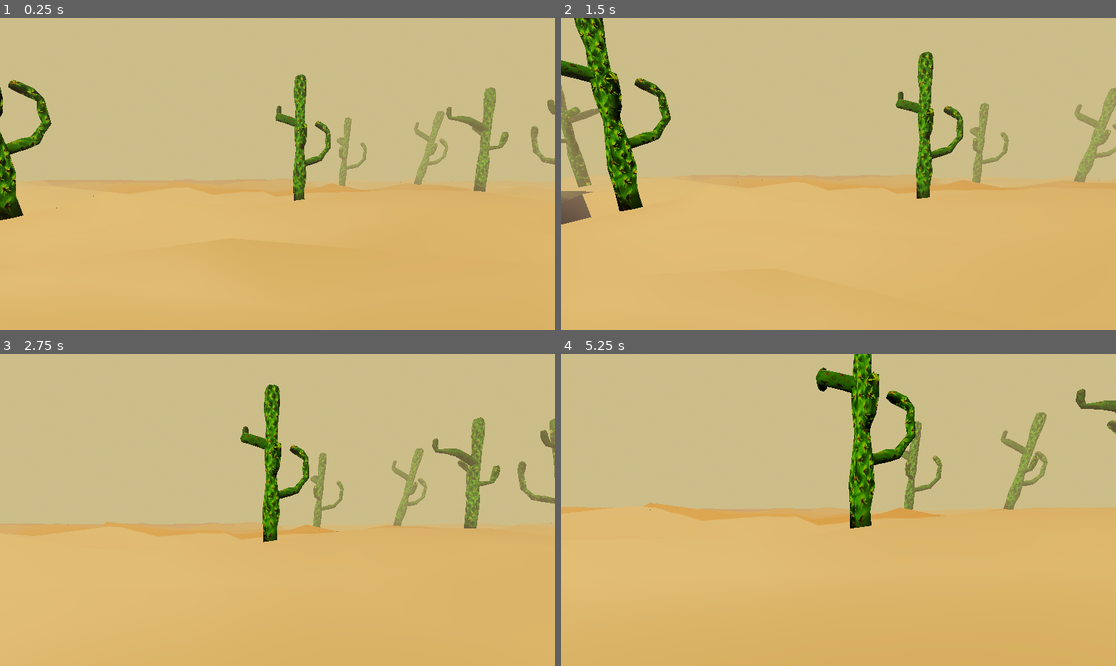
Above: before the commit, frames 1-4 (two rows, left to right).
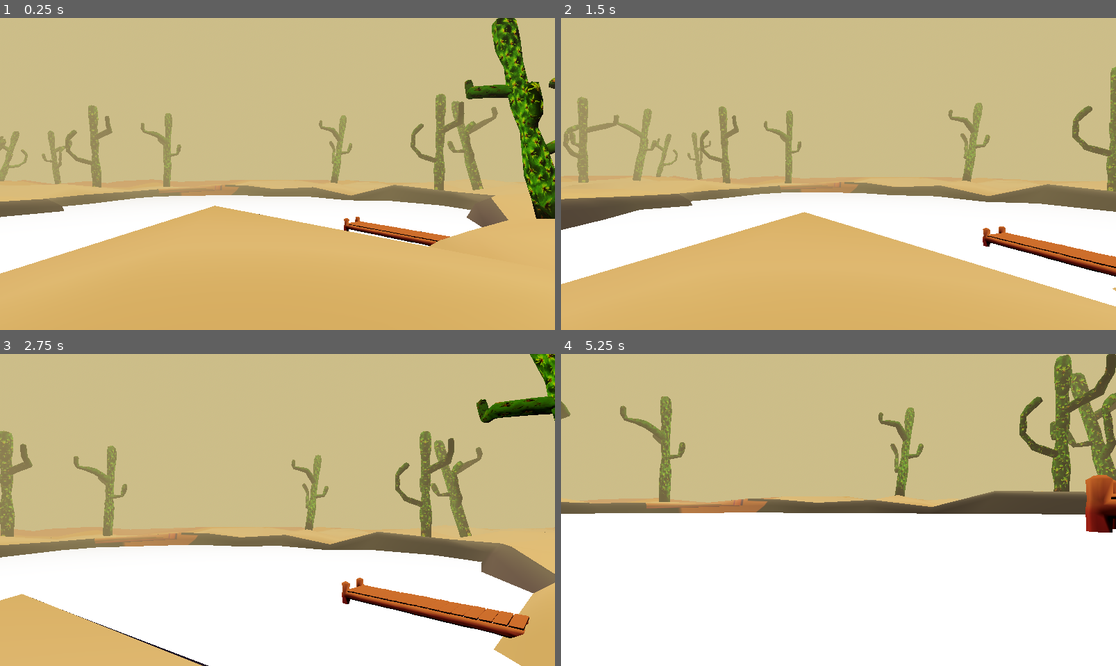
Above: after the commit, the same moments.

Repository: J-Godinez/Fishin-Game
Game: Godot game, scene res://Scenes/space.tscn
Two runs of this game, one before a commit and one after it. Both use one fixed random seed, a clock stepped at 60 frames per second and the inputs below. The engine's default icon, where the game draws it, is replaced by a stand-in: a white triangle on a blue panel in a dark square.
Inputs (mouse positions are in pixels of both pictures, inside the frame that each line leads up to):
- Up to frame 1 (0.25 s): no input
- Up to frame 2 (1.5 s): tap Enter (ui_accept) at 0.5, 0.77 s; move the mouse to (866, 174) at 0.52 s; press the mouse at (866, 174) at 0.53 s; hold W (forward) from 0.53 s (still down); tap E (e) at 0.8, 1.35 s; move the mouse to (810, 174) at 1.27 s; release the mouse at (810, 174) at 1.28 s
- Up to frame 3 (2.75 s): keep holding W (forward); tap Enter (ui_accept) at 1.52 s; click (249, 510) at 1.55 s; move the mouse to (288, 503) at 2.02 s; press the mouse at (288, 503) at 2.03 s; tap E (e) at 2.3 s
- Up to frame 4 (5.25 s): keep holding W (forward); move the mouse to (832, 516) at 2.77 s; release the mouse at (832, 516) at 2.78 s; tap E (e) at 2.85, 3.8, 4.35 s; tap Enter (ui_accept) at 3.02, 3.77, 4.52 s; click (832, 516) at 3.05 s; move the mouse to (877, 513) at 3.52 s; press the mouse at (877, 513) at 3.53 s; move the mouse to (794, 506) at 4.27 s; release the mouse at (794, 506) at 4.28 s; click (794, 506) at 4.55 s; move the mouse to (844, 510) at 5.02 s; press the mouse at (844, 510) at 5.03 s

The runs differ from the first frame. In frame 1, 22% of the frame differs, in the area x 0-100%, y 0-82%; in frame 2, 31%; in frame 3, 44%; in frame 4, 63%, in the area x 0-100%, y 0-100%.

Commit message:
Worked on bobber and fish stuff

Diff:
--- a/Scenes/fish.tscn
+++ b/Scenes/fish.tscn
@@ -81,6 +81,11 @@
 height = 3.6302
 radius = 6.09521
 
+[sub_resource type="CylinderShape3D" id="CylinderShape3D_c4ibo"]
+resource_local_to_scene = true
+height = 3.63
+radius = 9.143
+
 [node name="Fish" type="Path3D"]
 curve = SubResource("Curve3D_twvwo")
 
@@ -107,3 +112,9 @@
 [node name="CollisionShape3D" type="CollisionShape3D" parent="Bobber Detection Area"]
 transform = Transform3D(1, 0, 0, 0, 1, 0, 0, 0, 1, 2.23117, 1.50343, 0.137761)
 shape = SubResource("CylinderShape3D_twvwo")
+
+[node name="Player Detection Area" type="Area3D" parent="."]
+
+[node name="CollisionShape3D" type="CollisionShape3D" parent="Player Detection Area"]
+transform = Transform3D(1, 0, 0, 0, 1, 0, 0, 0, 1, 2.231, 1.503, 0.138)
+shape = SubResource("CylinderShape3D_c4ibo")
--- a/Scenes/space.tscn
+++ b/Scenes/space.tscn
@@ -1,9 +1,10 @@
-[gd_scene load_steps=19 format=4 uid="uid://ct13yojq35okq"]
+[gd_scene load_steps=20 format=4 uid="uid://ct13yojq35okq"]
 
 [ext_resource type="Script" uid="uid://baicr53a31gh5" path="res://Scripts/space.gd" id="1_e7mvc"]
 [ext_resource type="PackedScene" uid="uid://d1d4u455e56w2" path="res://Scenes/ground.tscn" id="2_2fo43"]
 [ext_resource type="PackedScene" uid="uid://lrwh0vqdje4g" path="res://Scenes/player.tscn" id="3_wnfdr"]
 [ext_resource type="PackedScene" uid="uid://7qrxt0iwjoum" path="res://Scenes/lake_surface.tscn" id="4_wnfdr"]
+[ext_resource type="Script" uid="uid://cakawpbpbebv1" path="res://Scripts/lake_collision_area.gd" id="5_1fjq1"]
 [ext_resource type="Texture2D" uid="uid://b4t36dq4oyddl" path="res://Assets/ground_fish_texture.png" id="5_va77k"]
 [ext_resource type="Texture2D" uid="uid://b3roycd5goo5d" path="res://Assets/cactus_0_Untitled.png" id="6_uqc4w"]
 [ext_resource type="PackedScene" uid="uid://wk15s374ot2w" path="res://Scenes/dock.tscn" id="7_uqc4w"]
@@ -129,7 +130,7 @@
 [node name="ground" parent="." instance=ExtResource("2_2fo43")]
 
 [node name="Player" parent="." instance=ExtResource("3_wnfdr")]
-transform = Transform3D(1, 0, 0, 0, 1, 0, 0, 0, 1, -0.0404, 3.15089, -0.0431042)
+transform = Transform3D(-4.37114e-08, 0, 1, 0, 1, 0, -1, 0, -4.37114e-08, -0.0404, 3.15089, -0.0431042)
 SPEED = 5.0
 max_sprint = 3.0
 
@@ -140,6 +141,7 @@
 transform = Transform3D(1, 0, 0, 0, 1, 0, 0, 0, 1, -37.4166, -1.88086, 7.38815)
 collision_layer = 2
 collision_mask = 2
+script = ExtResource("5_1fjq1")
 
 [node name="CollisionPolygon3D" type="CollisionPolygon3D" parent="LakeCollisionArea"]
 transform = Transform3D(1, 0, 0, 0, -4.37114e-08, -1, 0, 1, -4.37114e-08, -2.66718, -0.96352, -0.0976467)
--- a/Scripts/bobber.gd
+++ b/Scripts/bobber.gd
@@ -10,20 +10,22 @@
 @export var rot_amp = 1.0
 var start_pos
 
+signal good_cast
+
 #NOTE:
 	# ✅ set_contact_monitor(true) to enable the emission of signals when it collides (specifically on instantiation i think, so in the player script)
 	# ✅ on the signal _on_body_entered we might use get_colliding_bodies() to detect what the bobber collides with
 	# ✅ if it collides with the water, and/or a fishing spot, we freeze it in place
-	# ✅  to freeze it we must use set_freeze_enabled(true) after using set_freeze_mode(FREEZE_MODE_STATIC)
+	# ✅ to freeze it we must use set_freeze_enabled(true) after using set_freeze_mode(FREEZE_MODE_STATIC)
+	# ✅ begin a bobbing animation and set_contact_monitor(false) to turn off collision signals
 	# we should also probably enter a fishing state that ends when you reel in the bobber
-	# begin a bobbing animation and set_contact_monitor(false) to turn off collision signals
 	# if we hit a fishing spot, set a timer of some sort, at the end of which we enter a bite state
 	# during that state, the bobber plummets under the water, and left clicking will add the fish to your inventory
 
 
 func _on_body_entered(body: Node) -> void:
-	print(body.get_name())
-	if body.get_name() != "LakeCollisionArea":
+	#print(body.has_method("valid_fishing_location"))
+	if !body.has_method("valid_fishing_location"):
 		queue_free()
 		return
 	#print("Linear Velocity", linear_velocity, "Angular Velocity", angular_velocity)
--- /dev/null
+++ b/Scripts/lake_collision_area.gd
@@ -0,0 +1,4 @@
+extends StaticBody3D
+
+func valid_fishing_location() -> void:
+	pass
--- a/Scripts/player.gd
+++ b/Scripts/player.gd
@@ -27,8 +27,6 @@
 var sprint = 1.0
 @export var mouse_sensitivity:float
 
-signal good_cast
-
 enum State{
 	NULL, WALKING, CASTING, FISHING, INVENTORY
 }
@@ -55,6 +53,8 @@
 			walking_process(delta)
 		State.CASTING:
 			casting_process(delta)
+		State.FISHING:
+			fishing_process(delta)
 
 func walking_process(delta:float):
 	if Input.is_action_just_pressed("click"):
@@ -154,6 +154,11 @@
 
 	mouse_look()
 
+func fishing_process(delta:float):
+	if Input.is_action_just_pressed("click"):
+		if bobber:
+			print("Bobber is real")
+
 func mouse_look():
 	rotation.y -= mouse_move.x
 	rotation.x -= mouse_move.y
@@ -174,4 +179,4 @@
 	return line
 
 func _on_good_cast():
-	pass
+	state = State.FISHING
Not shown: 1 places in Scenes/fish.tscn that only renumber resources
Not shown, added: Scripts/lake_collision_area.gd.uid
